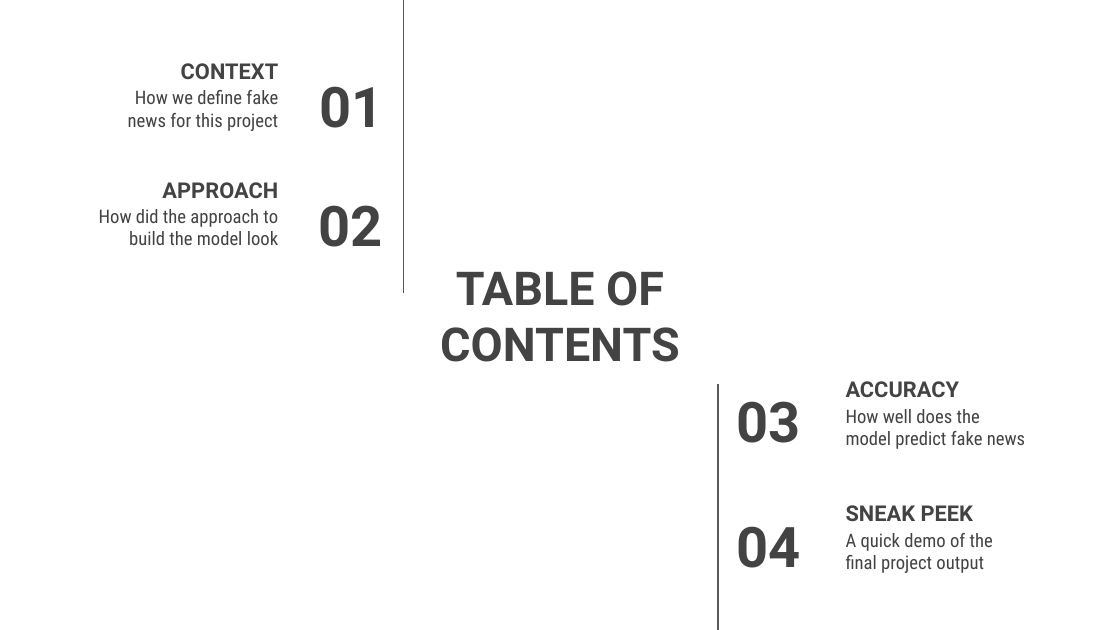
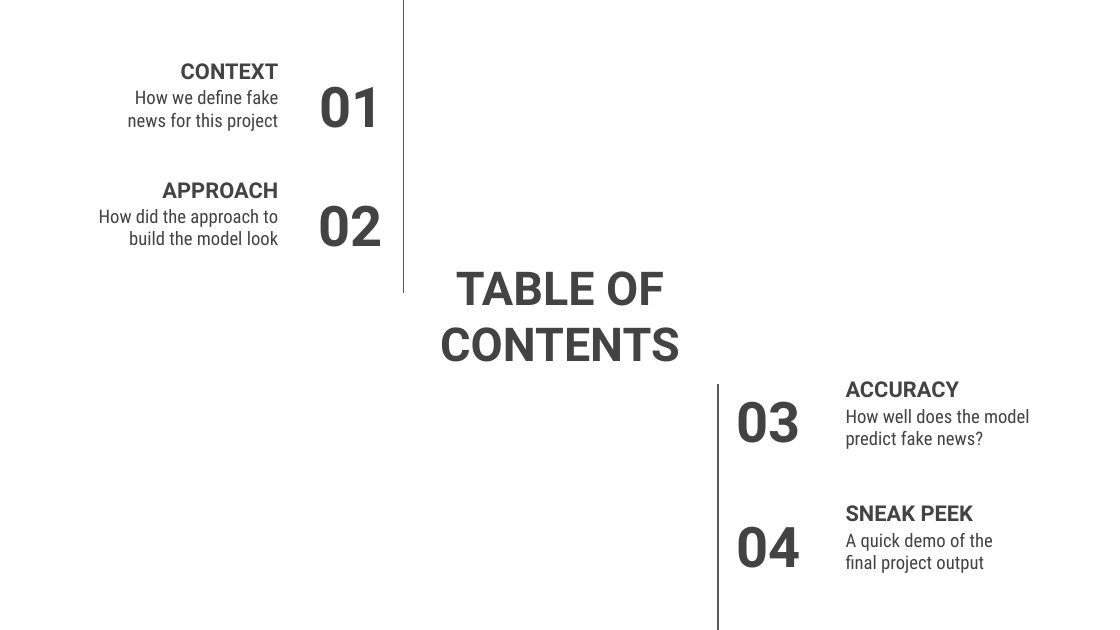
Before and after one commit to Novi0106/Final-Project-Fake-News-Detector, a slide deck: slide 2 of 4. Final tool/Final_Presentation.pptx. Drawn at 1120x630 pixels with LibreOffice and Linux fonts; fonts in the diff are those of the drawing; background and template pictures are left out. Boxes give left, top, right and bottom in pixels: in the first picture for what was removed or moved away, otherwise in the second. Text is boxed around its words. In the diff, an @@ line names an element or a change of style, - is before the commit and + after.

```diff
--- a/4. Final tool/Final_Presentation.pptx
+++ b/4. Final tool/Final_Presentation.pptx
@@ subtitle at (x1=846, y1=409, x2=1030, y2=449): text changed @@
-How well does the model predict fake news
+How well does the model predict fake news?
```
Also in this commit, not shown: 2 other slides changed, 3 other files.
